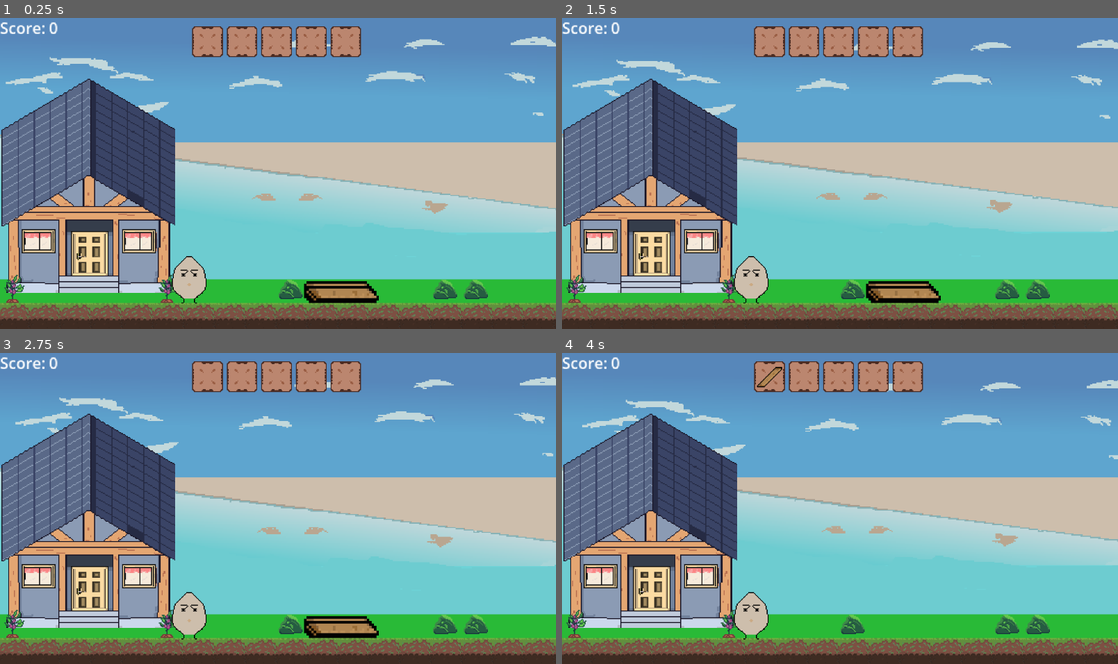
Above: before the commit, frames 1-4 (two rows, left to right).
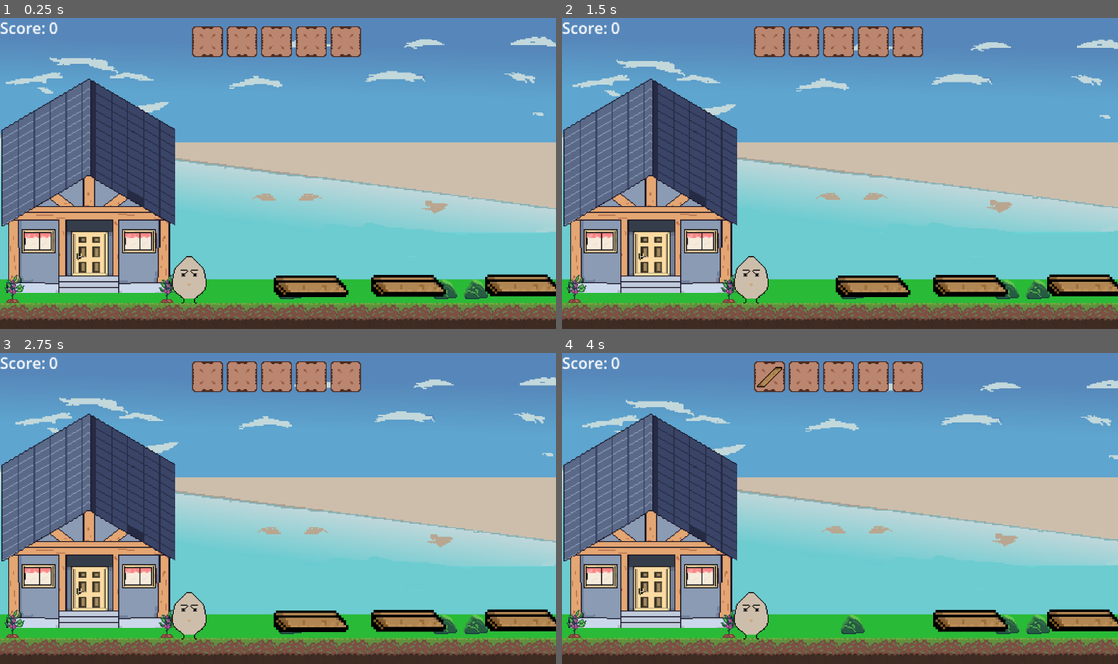
Above: after the commit, the same moments.

Repository: dawn1810/gmtk-2023
Game: Godot game, scene res://screen/level_1.tscn
Same seed, same stepped clock (60 frames per second), same inputs: the game is played once before the commit and once after it. This scene is started directly instead of the project's main scene.
Inputs (mouse positions are in pixels of both pictures, inside the frame that each line leads up to):
- Up to frame 1 (0.25 s): no input
- Up to frame 2 (1.5 s): click (767, 42) at 0.52 s; click (767, 42) at 1.27 s
- Up to frame 3 (2.75 s): click (205, 377) at 2.02 s
- Up to frame 4 (4 s): tap Enter at 2.75 s; drag from (650, 545) to (901, 626) at 2.77 s; drag from (728, 524) to (812, 570) at 3.52 s

The runs differ from the first frame. In frame 1, 3.0% of the frame differs, in the area x 49-100%, y 82-92%; in frame 2, 3.0%; in frame 3, 3.0%; in frame 4, 1.8%.

Commit message:
hoan thanh inventory

Diff:
--- a/code/Global.gd
+++ b/code/Global.gd
@@ -1,6 +1,8 @@
 extends Node
 
 @export var current_item: String
+@export var current_pos: int
 
 func _ready():
+	current_pos = 0
 	current_item = '0'
--- a/code/destroy_item.gd
+++ b/code/destroy_item.gd
@@ -12,6 +12,7 @@
 func _process(delta):
 	if Input.is_action_just_released("RightMouse") && mouse_inside_area:
 		durability -= 1
+		print(durability)
 		$AnimationPlayer.play("idle")
 		if (durability <= 0) :
 			get_parent().queue_free()
--- a/code/item.gd
+++ b/code/item.gd
@@ -24,7 +24,7 @@
 	var dragPrieview = DRAGPREVIEW.instantiate()
 	dragPrieview.texture = texture_normal
 	Global.current_item = self.item_name
-#	Global.current_pos = self.get_parent().
+	Global.current_pos = self.get_parent().get_index()
 	#dragPrieview.item_name = self.item_name
 	add_child(dragPrieview)
 
--- a/code/use_item.gd
+++ b/code/use_item.gd
@@ -1,28 +1,22 @@
 extends Area2D
 
 var mouse_inside_area = false
-const wall = preload("res://screen/wood.tscn")
+const wood = preload("res://screen/wood.tscn")
 # Called every frame. 'delta' is the elapsed time since the previous frame.
 func _process(delta):
 	if Input.is_action_just_released("LeftMouse") :
 		if mouse_inside_area:
-#			await print(Global.current_item)
-#			await print(self.get_path())
-
 			print(Global.current_item)
+			print(Global.current_pos)
 			if Global.current_item == 'wood':
-				var help = wall.instantiate()
-				help.global_position = Vector2(self.global_position.x, self.global_position.y - 30)
-				get_parent().add_child(help)
-#				for i in range(5):
-#				var item = get_parent().get_node('FrontLayer/Inventory/Control/HBoxContainer/CenterContainer' + str(i+1) + '/Item')
-#				if (item.blank):
-#					item.texture_normal = load(read_json_file('res://code/item.json')[item_name])
-#					item.item_name = Global.current_item
-#					item.blank = false
-#					break
-
-
+				var wood_full = wood.instantiate()
+				wood_full.global_position = Vector2(self.global_position.x, self.global_position.y - 30)
+				get_parent().add_child(wood_full)
+				var item = get_parent().get_node('FrontLayer/Inventory/Control/HBoxContainer/CenterContainer' + str(Global.current_pos+1) + '/Item')
+				item.texture_normal = load(read_json_file('res://code/item.json')['null'])
+				item.item_name = 'null'
+				item.blank = true
+				queue_free()
 		Global.current_item = '0'
 
 func _on_mouse_entered():
@@ -30,3 +24,8 @@
 
 func _on_mouse_exited():
 	mouse_inside_area = false
+
+func read_json_file(file_path):
+	var json_as_text = FileAccess.get_file_as_string(file_path)
+	var json_as_dict = JSON.parse_string(json_as_text)
+	return json_as_dict
--- a/screen/level_1.tscn
+++ b/screen/level_1.tscn
@@ -150,7 +150,7 @@
 layer_0/tile_data = PackedInt32Array(589824, 0, 0, 589825, 0, 0, 589826, 0, 0, 589827, 0, 0, 589828, 0, 0, 589829, 0, 0 …(1961 unchanged characters)…
 
 [node name="Woods" parent="." instance=ExtResource("7_55xhb")]
-position = Vector2(710, 551)
+position = Vector2(1085, 537)
 item_name = "wood"
 durability = 1
 
@@ -164,6 +164,36 @@
 hframes = 3
 frame = 1
 
+[node name="Woods2" parent="." instance=ExtResource("7_55xhb")]
+position = Vector2(647, 539)
+item_name = "wood"
+durability = 1
+
+[node name="CollisionShape2D" parent="Woods2" index="0"]
+position = Vector2(2.5, 15)
+shape = SubResource("RectangleShape2D_nx61h")
+
+[node name="Sprite2D" parent="Woods2" index="1"]
+scale = Vector2(5, 5)
+texture = ExtResource("7_olmvl")
+hframes = 3
+frame = 1
+
+[node name="Woods3" parent="." instance=ExtResource("7_55xhb")]
+position = Vector2(849, 538)
+item_name = "wood"
+durability = 1
+
+[node name="CollisionShape2D" parent="Woods3" index="0"]
+position = Vector2(2.5, 15)
+shape = SubResource("RectangleShape2D_nx61h")
+
+[node name="Sprite2D" parent="Woods3" index="1"]
+scale = Vector2(5, 5)
+texture = ExtResource("7_olmvl")
+hframes = 3
+frame = 1
+
 [node name="DropTrap" parent="." instance=ExtResource("9_4t2n5")]
 position = Vector2(1328, 225)
 collision_mask = 15
@@ -200,6 +230,8 @@
 [editable path="FrontLayer/Inventory"]
 [editable path="Hourse/DestroyItem"]
 [editable path="Woods"]
+[editable path="Woods2"]
+[editable path="Woods3"]
 [editable path="DropTrap"]
 [editable path="Actor"]
 [editable path="Use_item"]
--- a/screen/wood.tscn
+++ b/screen/wood.tscn
@@ -1,11 +1,15 @@
-[gd_scene load_steps=3 format=3 uid="uid://baja0uofgt2fa"]
+[gd_scene load_steps=5 format=3 uid="uid://baja0uofgt2fa"]
 
 [ext_resource type="Texture2D" uid="uid://n1sslofmaf80" path="res://img/van_go-Sheet.png" id="1_67ete"]
+[ext_resource type="PackedScene" uid="uid://xv23mfq7leuy" path="res://screen/destroy_item.tscn" id="1_cgnex"]
 
 [sub_resource type="RectangleShape2D" id="RectangleShape2D_bbjpm"]
 size = Vector2(24, 2.25)
 
-[node name="matdat" type="StaticBody2D"]
+[sub_resource type="RectangleShape2D" id="RectangleShape2D_m6t8j"]
+size = Vector2(192, 18)
+
+[node name="wood" type="StaticBody2D"]
 collision_layer = 2
 
 [node name="CollisionShape2D" type="CollisionShape2D" parent="."]
@@ -13,8 +17,16 @@
 scale = Vector2(8, 8)
 shape = SubResource("RectangleShape2D_bbjpm")
 
-[node name="Sprite2D" type="Sprite2D" parent="."]
+[node name="DestroyItem" parent="." instance=ExtResource("1_cgnex")]
+
+[node name="Sprite2D" parent="DestroyItem" index="0"]
 scale = Vector2(6, 6)
 texture = ExtResource("1_67ete")
 hframes = 3
 frame = 2
+
+[node name="CollisionShape2D" parent="DestroyItem" index="1"]
+position = Vector2(0, 3)
+shape = SubResource("RectangleShape2D_m6t8j")
+
+[editable path="DestroyItem"]
